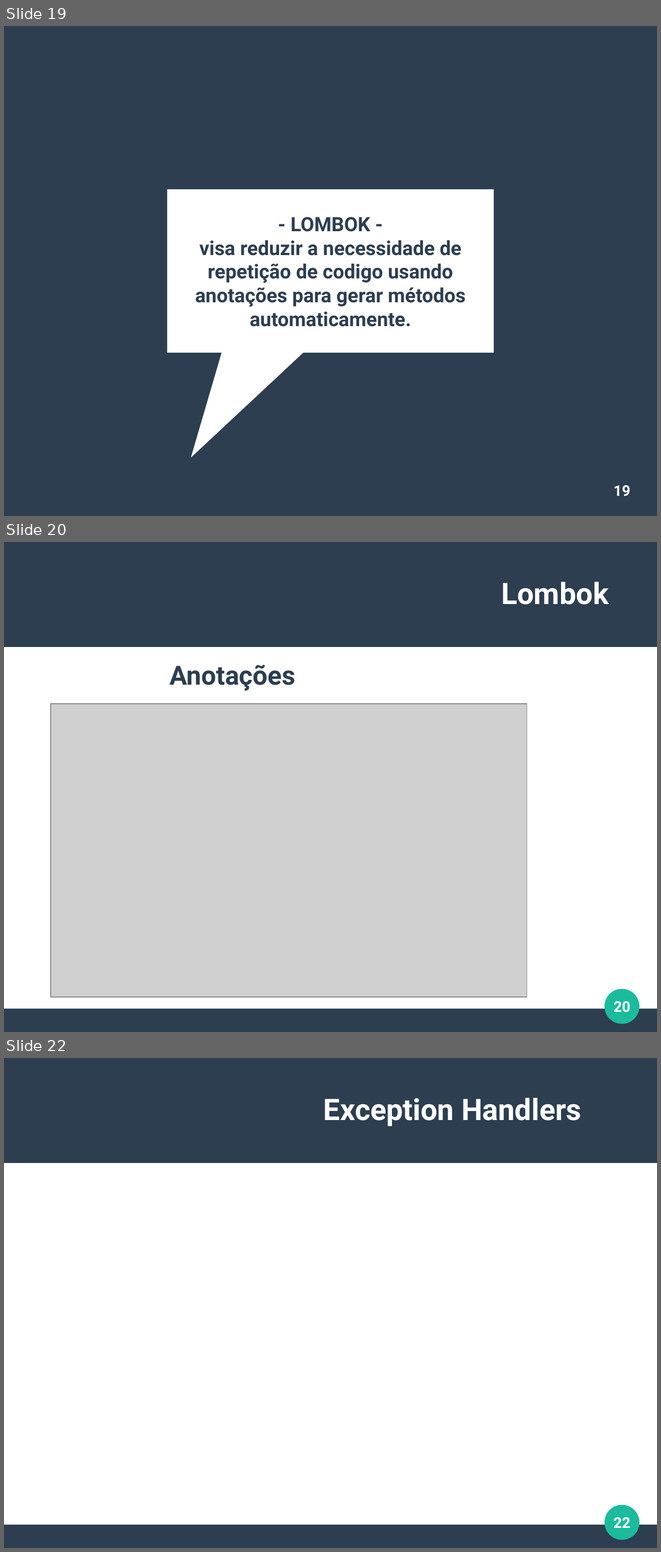
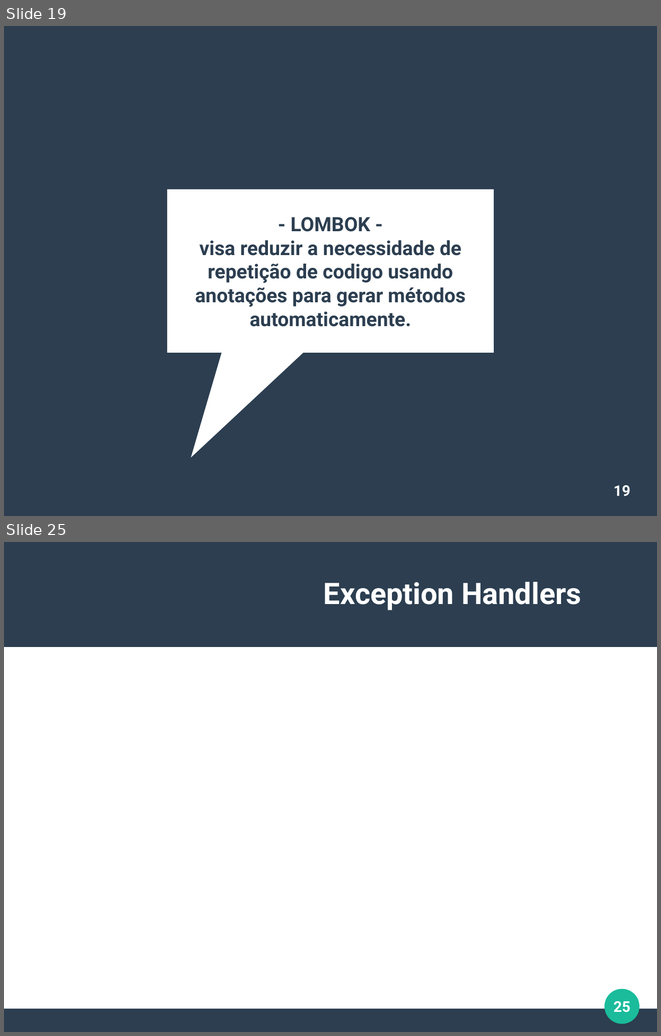
Before and after one commit to viniciusFortti/test, a slide deck: Apresentação/QuartaApresentacaoSpring.odp. Shown one above the other, each under a label of ours: slides 19, 20 and 22 before the commit, slides 19 and 25 after it; the slides between them are not shown. The pictures are 661x1552 and 661x1036 pixels, drawn with LibreOffice and Linux fonts; fonts in the diff are those of the drawing; grey boxes stand for pictures. Boxes give left, top, right and bottom in pixels: in the first picture for what was removed or moved away, otherwise in the second. Text is boxed around its words. In the diff, an @@ line names an element or a change of style, - is before the commit and + after.

```diff
--- a/Apresentação/QuartaApresentacaoSpring.odp
+++ b/Apresentação/QuartaApresentacaoSpring.odp
@@ slide 20 removed at [4,542,657,1032], background #FFFFFF; not listed: 3 template elements that a slide beside it also shows @@
@@ title removed at [501,582,609,605] @@
-Lombok
@@ text removed at [169,665,296,691] @@
-Anotações
@@ picture removed at [51,704,527,997] @@
@@ page number removed at [614,1001,630,1012] @@
-20
@@ what was slide 22 is now slide 25 @@
@@ page number at [614,1001,630,1012]: text changed @@
-22
+25
```
Also in this commit, not shown: 3 slides added, 1 other slide removed, 32 other files.
